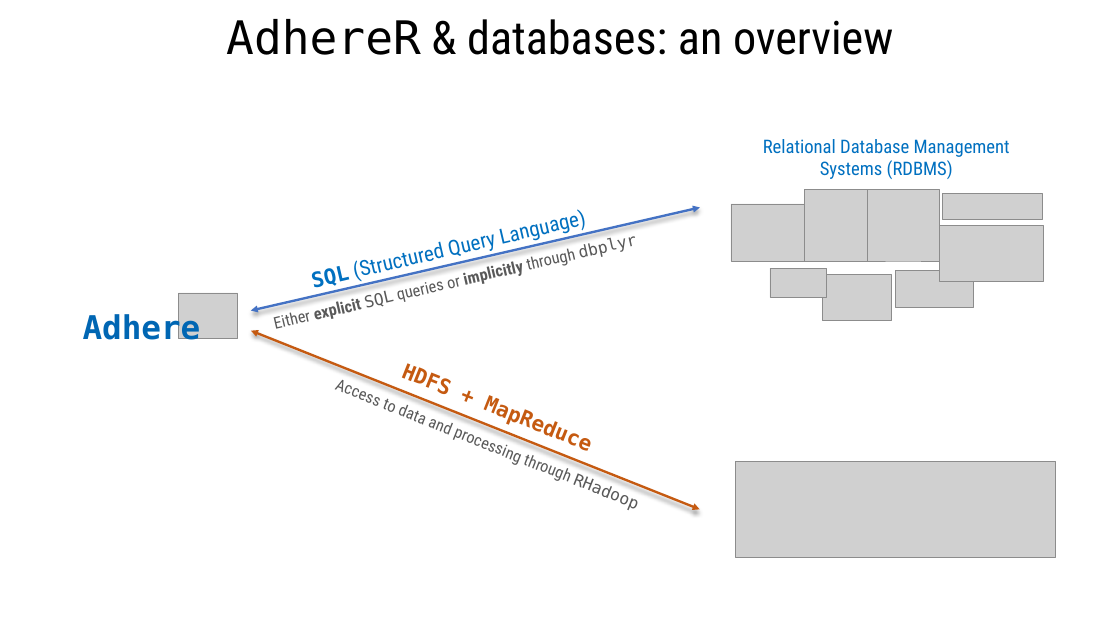
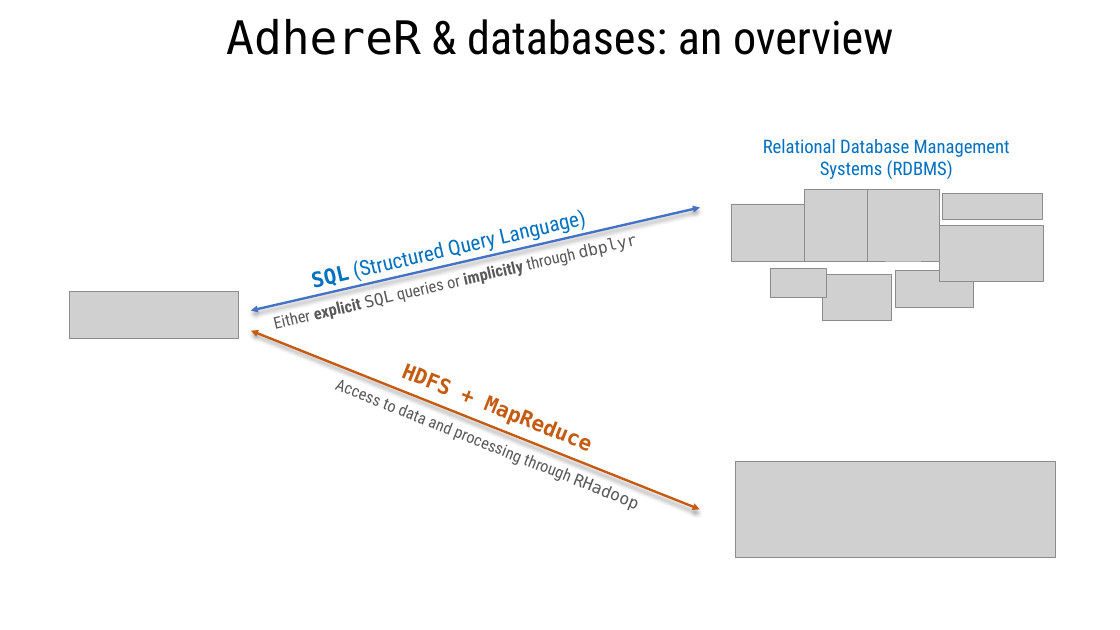
Before and after one commit to ddediu/AdhereR, a slide deck: slide 1 of inst/specialVignettes/adherer_with_databases.pptx. Drawn at 1120x630 pixels with LibreOffice and Linux fonts; fonts in the diff are those of the drawing; grey boxes stand for pictures. Boxes give left, top, right and bottom in pixels: in the first picture for what was removed or moved away, otherwise in the second. Text is boxed around its words. In the diff, an @@ line names an element or a change of style, - is before the commit and + after.

```diff
--- a/inst/specialVignettes/adherer_with_databases.pptx
+++ b/inst/specialVignettes/adherer_with_databases.pptx
@@ picture added at box(70, 292, 239, 339) @@
@@ picture removed at box(179, 293, 238, 339) @@
@@ text removed at box(83, 312, 201, 340) @@
-Adhere
```
Also in this commit, not shown: 38 other files.
